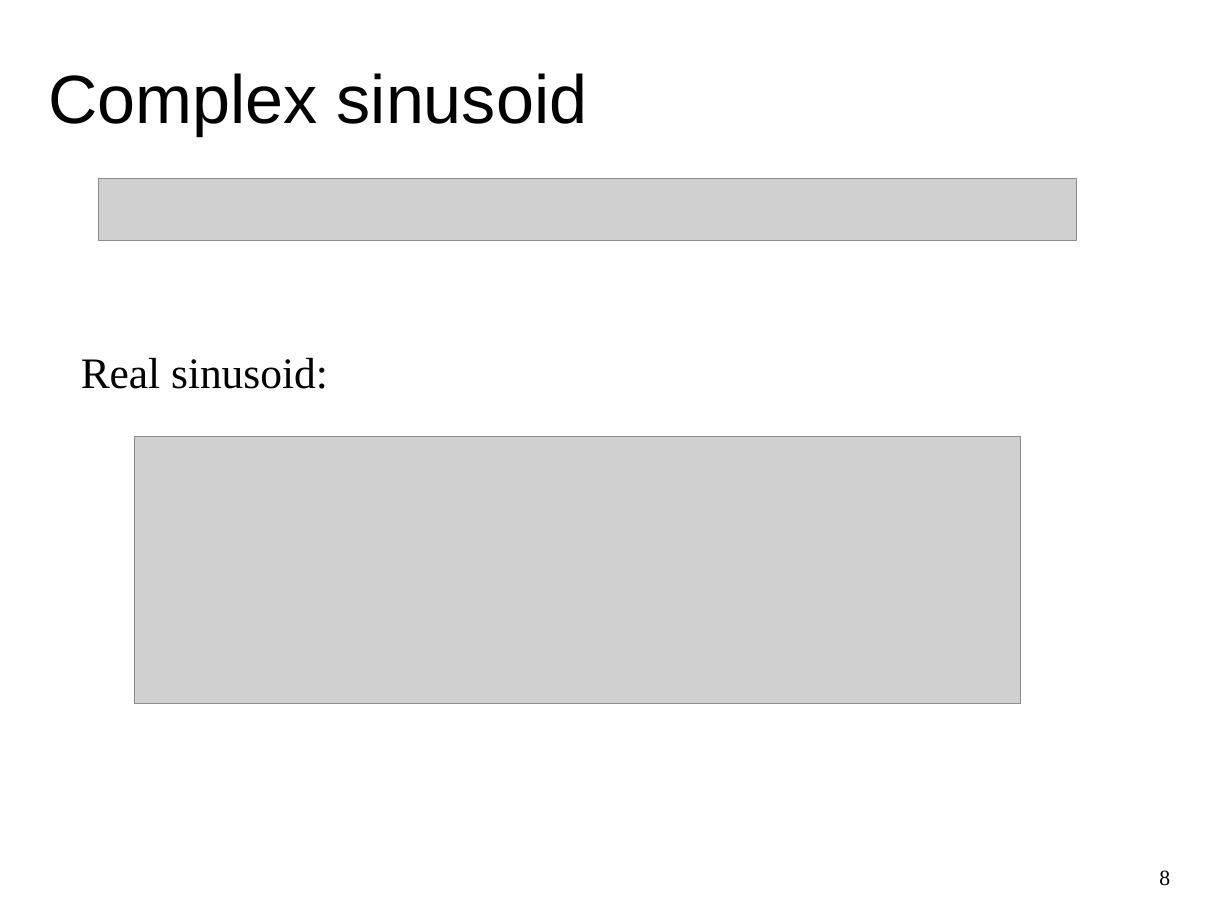
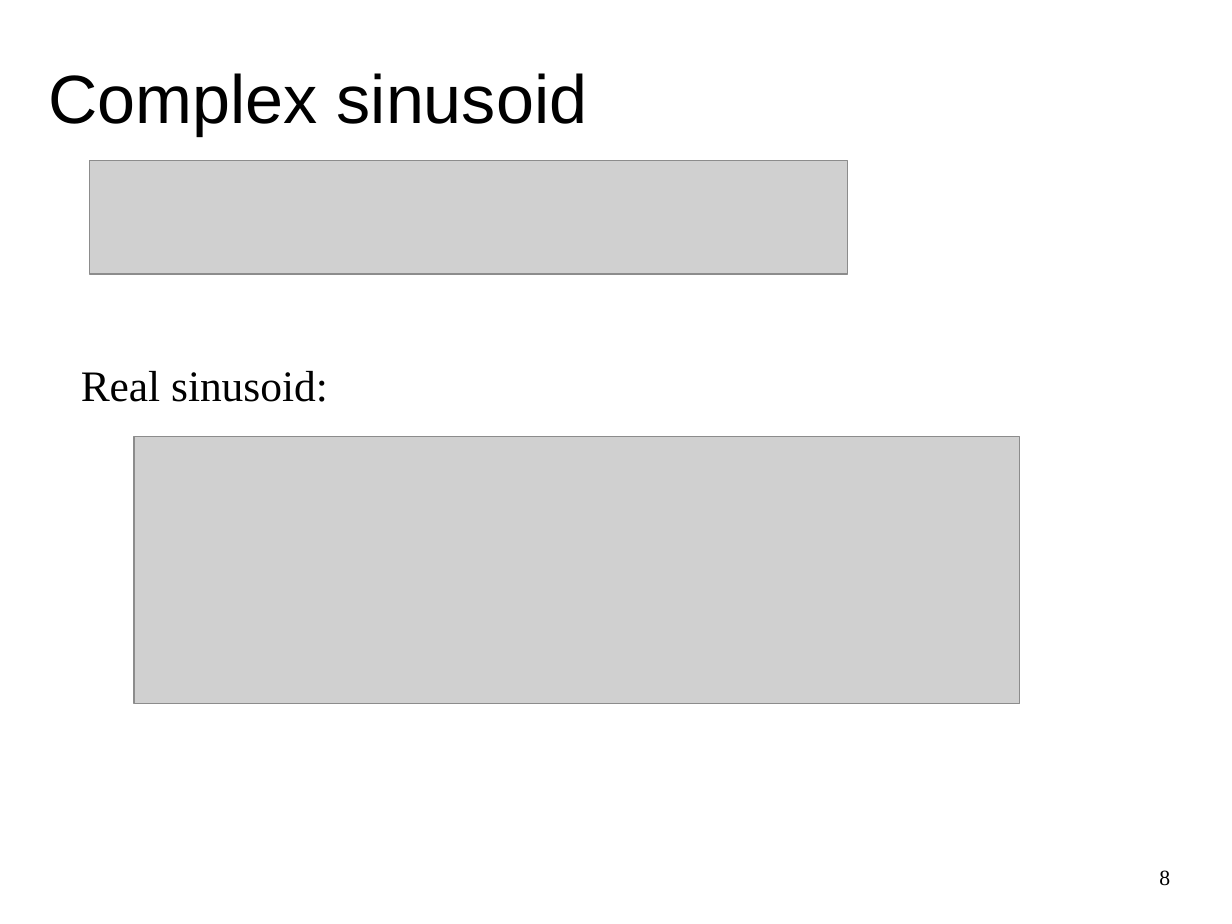
Before and after one commit to MTG/sms-tools, a slide deck: slide 8 of lectures/1-Introduction/Basic-mathematics.odp. Drawn at 1232x924 pixels with LibreOffice and Linux fonts; fonts in the diff are those of the drawing; grey boxes stand for pictures. Boxes give left, top, right and bottom in pixels: in the first picture for what was removed or moved away, otherwise in the second. Text is boxed around its words. In the diff, an @@ line names an element or a change of style, - is before the commit and + after.

```diff
--- a/lectures/1-Introduction/Basic-mathematics.odp
+++ b/lectures/1-Introduction/Basic-mathematics.odp
@@ picture: place and size @@
-picture at [98, 179, 1077, 240]
+picture at [89, 161, 849, 274]
@@ text "Real sinusoid:": place and size @@
-text "Real sinusoid:" at [81, 358, 328, 389]
+text "Real sinusoid:" at [81, 371, 328, 402]
```
Also in this commit, not shown: 5 other slides changed, 4 other files.
